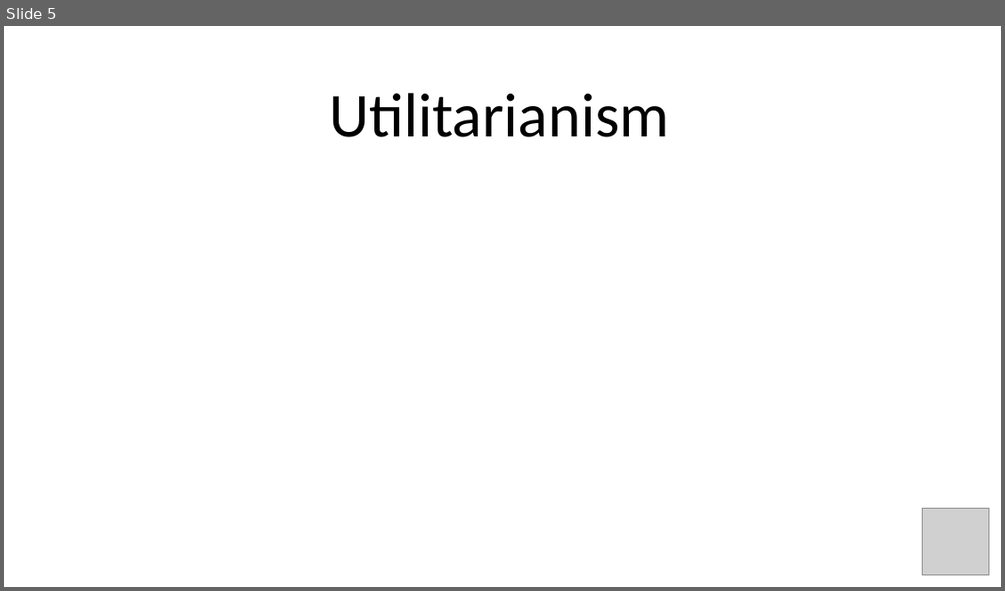
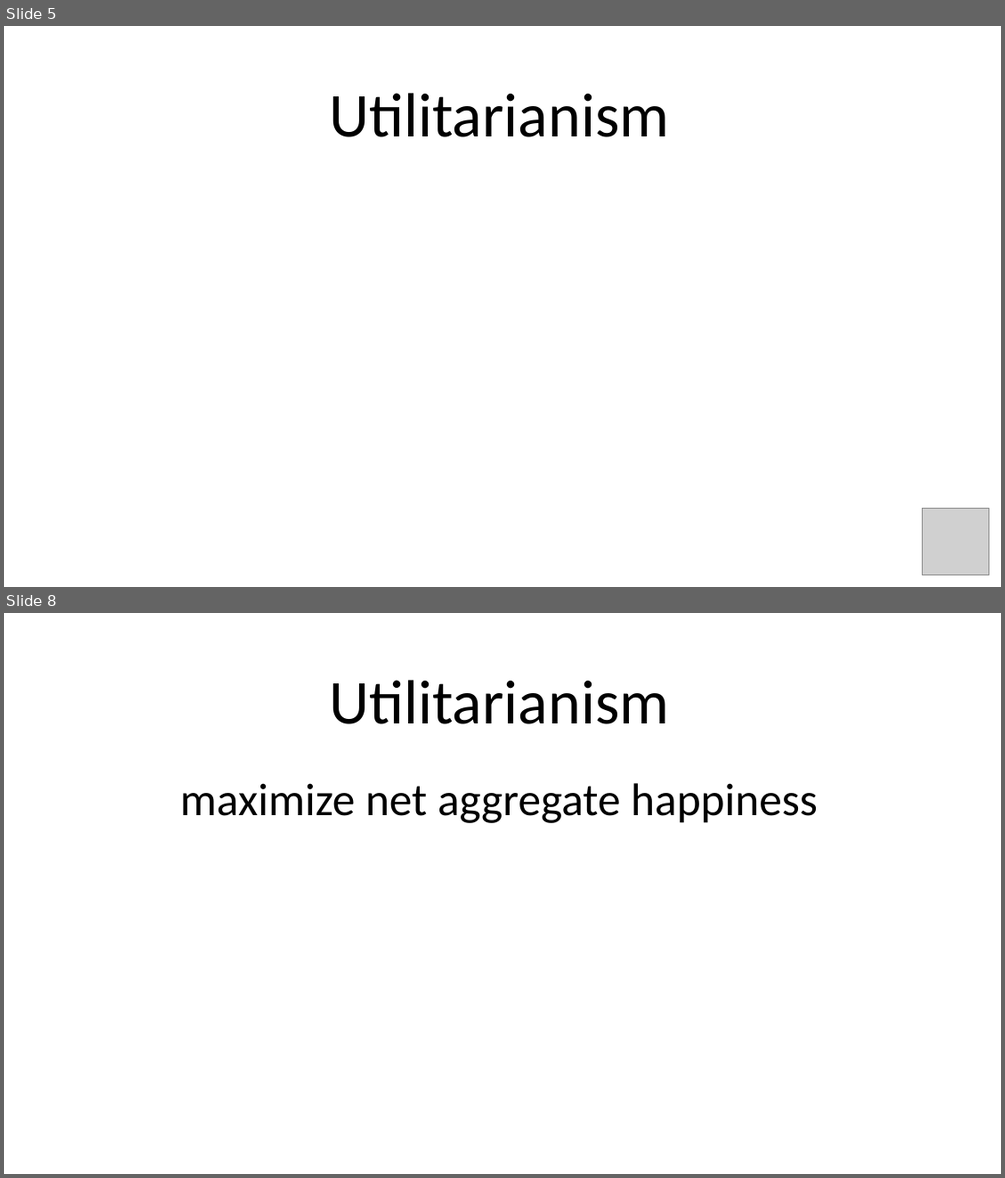
Before and after one commit to winkelmantanner/winkelmantanner.github.io, a slide deck: Presentation1.pptx. Shown one above the other, each under a label of ours: slide 5 before the commit, slides 5 and 8 after it; the slides between them are not shown. The pictures are 1005x591 and 1005x1178 pixels, drawn with LibreOffice and Linux fonts; fonts in the diff are those of the drawing; grey boxes stand for pictures. Boxes give left, top, right and bottom in pixels: in the first picture for what was removed or moved away, otherwise in the second. Text is boxed around its words. In the diff, an @@ line names an element or a change of style, - is before the commit and + after.

```diff
--- a/Presentation1.pptx
+++ b/Presentation1.pptx
@@ slide 8 added at <box>4,613,1001,1174</box>, background #FFFFFF @@
@@ title added at <box>329,680,669,724</box>, 60 pt, text #000000 @@
+Utilitarianism
@@ text added at <box>180,783,817,823</box>, 44 pt, text #000000 @@
+maximize net aggregate happiness
```
Also in this commit, not shown: 1 slide changed, 11 other slides added, 2 other files.
